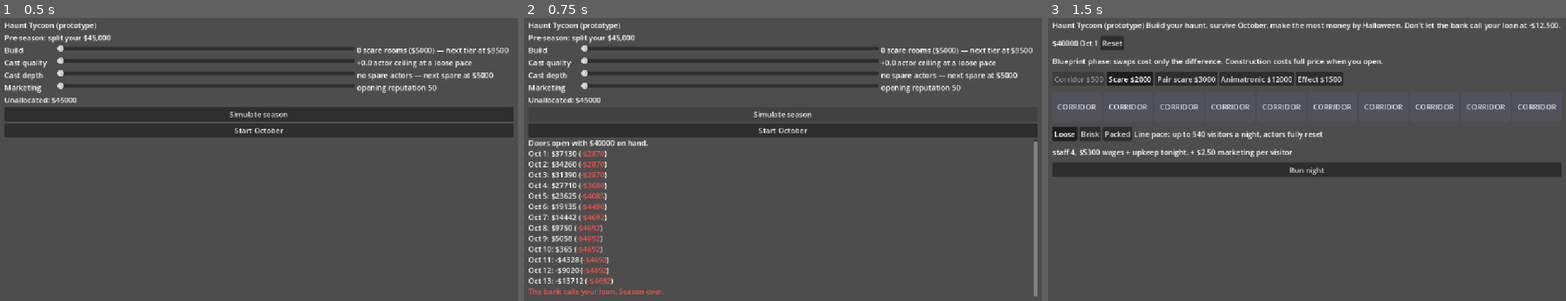
Above: before the commit, frames 1-3 (left to right).
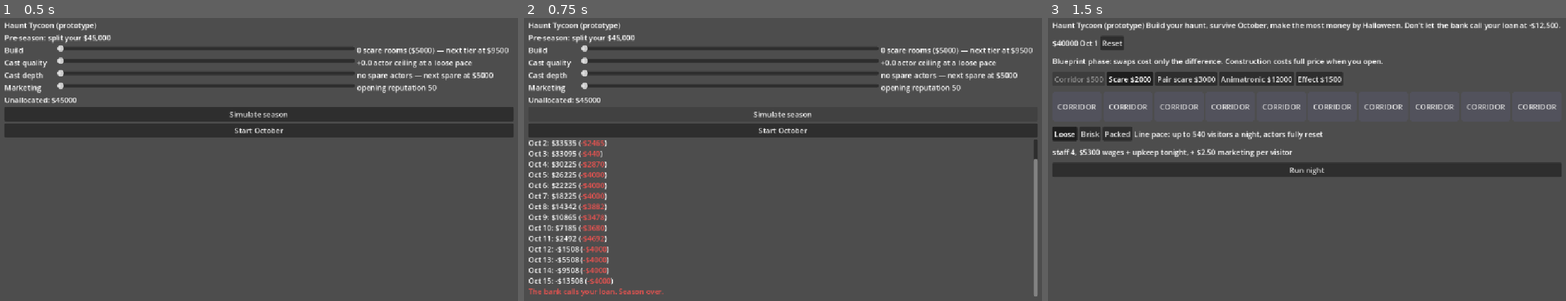
Above: after the commit, the same moments.

Repository: ajtran303/haunt-tycoon
Game: Godot game, scene res://game/pivot.tscn
Two runs of this game, one before a commit and one after it. Both use one fixed random seed, a clock stepped at 60 frames per second and the inputs below.
Inputs:
- Up to frame 1 (0.5 s): no input
- Up to frame 2 (0.75 s): click "Simulate season" at 0.5 s
- Up to frame 3 (1.5 s): click "Start October" at 1.25 s

Frame 1 is identical in both runs. In frame 2, 1.5% of the frame differs, in the area x 0-100%, y 42-94%; in frame 3, nothing differs.

Commit message:
add season calendar: weekend demand, weather, dark nights

Diff:
--- a/game/pivot.gd
+++ b/game/pivot.gd
@@ -113,18 +113,18 @@
 			%SeasonLog.append_text(
 				"[color=#8d99ae]The line packs from here to Halloween.[/color]\n"
 			)
-		var delta: float = t[i] - prev
+		var delta: float = t[i].cash - prev
 		var color := "66bb6a" if delta >= 0.0 else "ef5350"
 		%SeasonLog.append_text(
-			"Oct %d: %s ([color=#%s]%s[/color])\n" % [i + 1, money(t[i]), color, money(delta)],
+			"Oct %d: %s ([color=#%s]%s[/color])\n" % [i + 1, money(t[i].cash), color, money(delta)],
 		)
-		if t[i] < Night.LOAN_LIMIT:
+		if t[i].cash < Night.LOAN_LIMIT:
 			%SeasonLog.append_text(
 				"[color=#ef5350]The bank calls your loan. Season over.[/color]\n"
 			)
 			return
-		prev = t[i]
-	%SeasonLog.append_text("[b]Halloween close: %s[/b]\n" % money(t[-1]))
+		prev = t[i].cash
+	%SeasonLog.append_text("[b]Halloween close: %s[/b]\n" % money(t[-1].cash))
 
 
 func _on_start_october() -> void:
--- a/sim/allocation.gd
+++ b/sim/allocation.gd
@@ -3,6 +3,7 @@
 const Town = preload("res://sim/town.gd")
 const Rooms = preload("res://sim/rooms.gd")
 const Walkthrough = preload("res://sim/walkthrough.gd")
+const Calendar = preload("res://sim/calendar.gd")
 
 const ROOMS := 10
 const SCARE_MARGINAL := 1_500.0 # BUILD_COST.a - BUILD_COST.g
@@ -31,13 +32,13 @@
 
 static func opening_cash(alloc: Dictionary) -> float:
 	return Night.STARTING_CASH \
-		- Night.build_cost_for(layout_for(alloc.build)) \
-		- alloc.quality \
-		- spares_for(alloc.depth) * SPARE_COST \
-		- alloc.marketing
+			- Night.build_cost_for(layout_for(alloc.build)) \
+			- alloc.quality \
+			- spares_for(alloc.depth) * SPARE_COST \
+			- alloc.marketing
 
 
-static func run_season(alloc: Dictionary, seed_val: int) -> Array[float]:
+static func run_season(alloc: Dictionary, seed_val: int) -> Array[Dictionary]:
 	var rng := RandomNumberGenerator.new()
 	rng.seed = seed_val
 	var callout_rng := RandomNumberGenerator.new()
@@ -54,28 +55,42 @@
 			- spares * SPARE_COST \
 			- alloc.marketing
 
-	var trajectory: Array[float] = []
+	var trajectory: Array[Dictionary] = []
+
+	var weather := Calendar.roll_season(seed_val)
+
 	for night in Night.SEASON_NIGHTS:
 		var tonight := with_callouts(layout, spares, callout_rng)
-		var interval := (
-			Night.PACKED_INTERVAL if night + 1 >= CASH_OUT_DAY else Night.LOOSE_INTERVAL
+
+		var demand := int(
+			town.demand() * Calendar.weight_for(night + 1) * Calendar.WEATHER[weather[night]].mult
 		)
 
-		var r: Dictionary = Night.run(
-			tonight,
-			interval,
-			rng,
-			town.demand(),
-			Walkthrough.PRIME_SCALE,
-			"",
-			effective_bonus(bonus, interval),
-		)
-		cash += r.profit
-		town.record_night(r.satisfaction)
-		trajectory.append(cash)
+		var is_dark_night := is_dark(tonight, demand, night + 1)
+
+		var revenue := 0.0
+		if is_dark_night:
+			cash -= Night.NIGHTLY_OVERHEAD
+		else:
+			var loose_cap := int(Night.NIGHT_SECONDS / Night.LOOSE_INTERVAL) * Night.GROUP_SIZE # 540
+			var interval := Night.PACKED_INTERVAL if demand > loose_cap else Night.LOOSE_INTERVAL
+			var r: Dictionary = Night.run(
+				tonight,
+				interval,
+				rng,
+				demand,
+				Walkthrough.PRIME_SCALE,
+				"",
+				effective_bonus(bonus, interval),
+			)
+			cash += r.profit
+			town.record_night(r.satisfaction)
+			revenue = r.tickets + r.gift
+
+		trajectory.append({ cash = cash, revenue = revenue })
 		if cash < Night.LOAN_LIMIT:
 			while trajectory.size() < Night.SEASON_NIGHTS:
-				trajectory.append(cash)
+				trajectory.append({ cash = cash, revenue = 0.0 })
 			break
 	return trajectory
 
@@ -113,8 +128,17 @@
 
 
 static func effective_bonus(bonus: float, interval: float) -> float:
-	return bonus * clampf(
+	var t := clampf(
 		(interval - Night.PACKED_INTERVAL) / (Night.LOOSE_INTERVAL - Night.PACKED_INTERVAL),
 		0.0,
 		1.0,
 	)
+	return bonus * lerpf(0.7, 1.0, t)
+
+
+static func is_dark(tonight: Array, demand: int, night: int) -> bool: # night is 1-based
+	var must_open := Calendar.weekday(night) in [0, 5, 6] \
+			or night >= Calendar.HALLOWEEN_WEEK_START
+	var marginal := Night.wages_for(tonight) + Night.upkeep_for(tonight)
+	return not must_open \
+			and demand * (Night.TICKET_PRICE - Night.MARKETING_PER_VISITOR) < marginal
--- /dev/null
+++ b/sim/calendar.gd
@@ -0,0 +1,47 @@
+const FIRST_WEEKDAY := 4 # Oct 1 is a Thursday (0 = Sunday)
+const HALLOWEEN_WEEK_START := 25
+
+const DAY_NAMES := ["Sunday", "Monday", "Tuesday", "Wednesday", "Thursday", "Friday", "Saturday"]
+
+# Sun, Mon, Tue, Wed, Thu, Fri, Sat
+const DAY_WEIGHTS := [1.05, 0.45, 0.35, 0.55, 0.8, 1.6, 2.0]
+const HALLOWEEN_WEEK_MULT := 1.35
+const HALLOWEEN_WEIGHT := 2.2 # night 31 flat, regardless of weekday
+
+const WEATHER := {
+	"clear": { mult = 1.0, chance = 0.70 },
+	"drizzle": { mult = 0.75, chance = 0.20 },
+	"rain": { mult = 0.45, chance = 0.10 },
+}
+
+
+static func weekday(night: int) -> int: # night is 1-based
+	return (FIRST_WEEKDAY + night - 1) % 7
+
+
+static func weight_for(night: int) -> float:
+	if night == 31:
+		return HALLOWEEN_WEIGHT
+	var w: float = DAY_WEIGHTS[weekday(night)]
+	if night >= HALLOWEEN_WEEK_START:
+		w *= HALLOWEEN_WEEK_MULT
+	return w
+
+
+static func is_counted(night: int) -> bool:
+	return night >= HALLOWEEN_WEEK_START or weekday(night) in [5, 6]
+
+
+static func roll_season(seed_val: int) -> Array[String]:
+	var rng := RandomNumberGenerator.new()
+	rng.seed = seed_val + 200_000 # own stream; don't disturb night or callout draws
+	var season: Array[String] = []
+	for i in 31:
+		var roll := rng.randf()
+		var acc := 0.0
+		for w in WEATHER:
+			acc += WEATHER[w].chance
+			if roll < acc:
+				season.append(w)
+				break
+	return season
--- a/tests/test_pivot_gate.gd
+++ b/tests/test_pivot_gate.gd
@@ -1,9 +1,10 @@
 extends SceneTree
 
 const Allocation = preload("res://sim/allocation.gd")
+const Night = preload("res://sim/night.gd")
 
-const BUILD_HEAVY := { build = 23_000.0, quality = 0.0, depth = 0.0, marketing = 0.0 }
-const CAST_HEAVY := { build = 9_500.0, quality = 15_000.0, depth = 5_000.0, marketing = 0.0 }
+const BUILD_HEAVY := { build = 23_000.0, quality = 0.0, depth = 0.0, marketing = 1_000.0 }
+const CAST_HEAVY := { build = 9_500.0, quality = 14_000.0, depth = 5_000.0, marketing = 1_000.0 }
 
 const SEED := 12345
 const SEEDS := 5
@@ -11,9 +12,10 @@
 
 var failed := 0
 
+
 func _initialize() -> void:
-	var a := Allocation.run_season(BUILD_HEAVY, SEED)
-	var b := Allocation.run_season(CAST_HEAVY, SEED)
+	var a := cash_of(Allocation.run_season(BUILD_HEAVY, SEED))
+	var b := cash_of(Allocation.run_season(CAST_HEAVY, SEED))
 
 	check(crossings(a, b) >= 1, "lead never changes hands")
 	check(a[-1] > 0.0 and b[-1] > 0.0, "an allocation ends underwater")
@@ -52,13 +54,24 @@
 func sweep() -> void:
 	print("\nseed  | crossings | build final | cast final | gap")
 	for s in SEEDS:
-		var a := Allocation.run_season(BUILD_HEAVY, SEED + s)
-		var b := Allocation.run_season(CAST_HEAVY, SEED + s)
+		var a := cash_of(Allocation.run_season(BUILD_HEAVY, SEED + s))
+		var b := cash_of(Allocation.run_season(CAST_HEAVY, SEED + s))
 		var gap := maxf(a[-1], b[-1]) / minf(a[-1], b[-1])
 		print("%d | %9d | $%.0f | $%.0f | %.2fx" % [SEED + s, crossings(a, b), a[-1], b[-1], gap])
+		check(
+			a[-1] > Night.LOAN_LIMIT and b[-1] > Night.LOAN_LIMIT,
+			"seed %d: an archetype goes bankrupt" % (SEED + s),
+		)
 
 
 func check(ok: bool, msg: String) -> void:
 	if not ok:
 		failed += 1
 		print("FAIL: " + msg)
+
+
+static func cash_of(records: Array[Dictionary]) -> Array[float]:
+	var out: Array[float] = []
+	for r in records:
+		out.append(r.cash)
+	return out
--- /dev/null
+++ b/tests/test_season_shape.gd
@@ -0,0 +1,46 @@
+extends SceneTree
+
+const Allocation = preload("res://sim/allocation.gd")
+const Calendar = preload("res://sim/calendar.gd")
+
+const Gate = preload("res://tests/test_pivot_gate.gd")
+
+const BALANCED := { build = 11_000.0, quality = 6_000.0, depth = 5_000.0, marketing = 4_000.0 }
+
+const BAND_LO := 0.60
+const BAND_HI := 0.75
+const RAIL_LO := 0.55
+const RAIL_HI := 0.85
+
+const SEED := 12345
+const SEEDS := 5
+
+var failed := 0
+
+func _initialize() -> void:
+	check_share("balanced", BALANCED, BAND_LO, BAND_HI)
+	check_share("build heavy", Gate.BUILD_HEAVY, RAIL_LO, RAIL_HI)
+	check_share("cast heavy", Gate.CAST_HEAVY, RAIL_LO, RAIL_HI)
+	print("Pass: season shape holds" if failed == 0 else "FAIL: %d broken" % failed)
+	quit(1 if failed > 0 else 0)
+
+func check(ok: bool, msg: String) -> void:
+	if not ok:
+		failed += 1
+		print("FAIL: " + msg)
+
+func check_share(name: String, archetype: Dictionary, low: float, high: float) -> void:
+	print(name)
+	for s in SEEDS:
+		var records := Allocation.run_season(archetype, SEED + s)
+		var counted := 0.0
+		var total := 0.0
+		for i in records.size():
+			total += records[i].revenue
+			if Calendar.is_counted(i + 1):
+				counted += records[i].revenue
+		var share := counted / total
+		check(
+			share >= low and share <= high,
+			"seed %d: weekend share %.1f%%" % [SEED + s, share * 100.0],
+		)
Not shown, added: sim/calendar.gd.uid
Not shown, added: tests/test_season_shape.gd.uid
